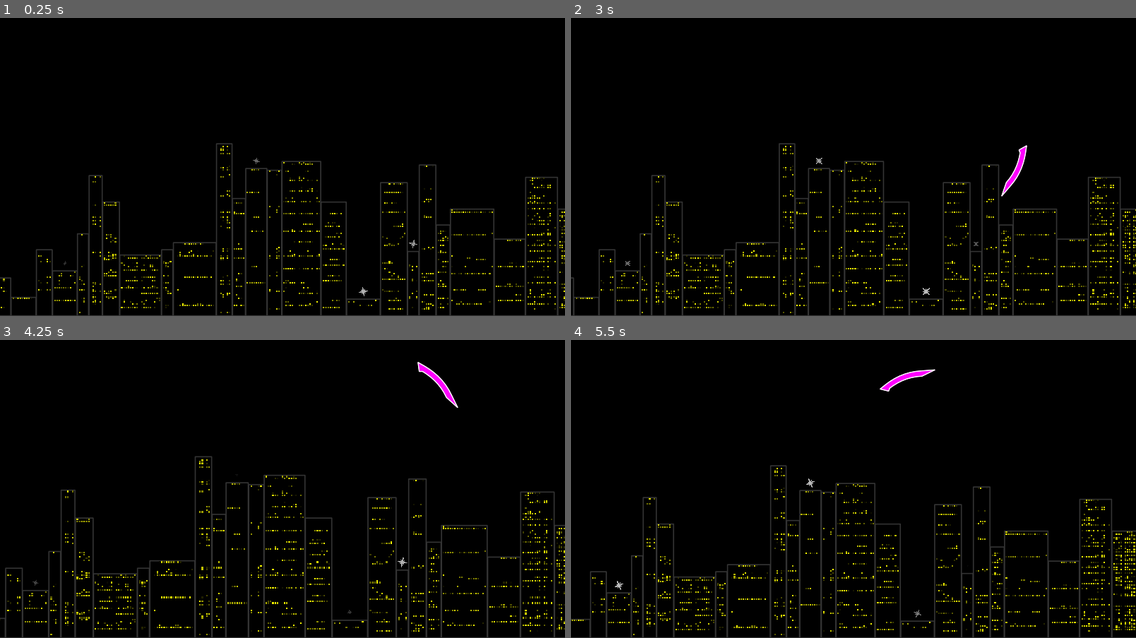
Above: before the commit, frames 1-4 (two rows, left to right).
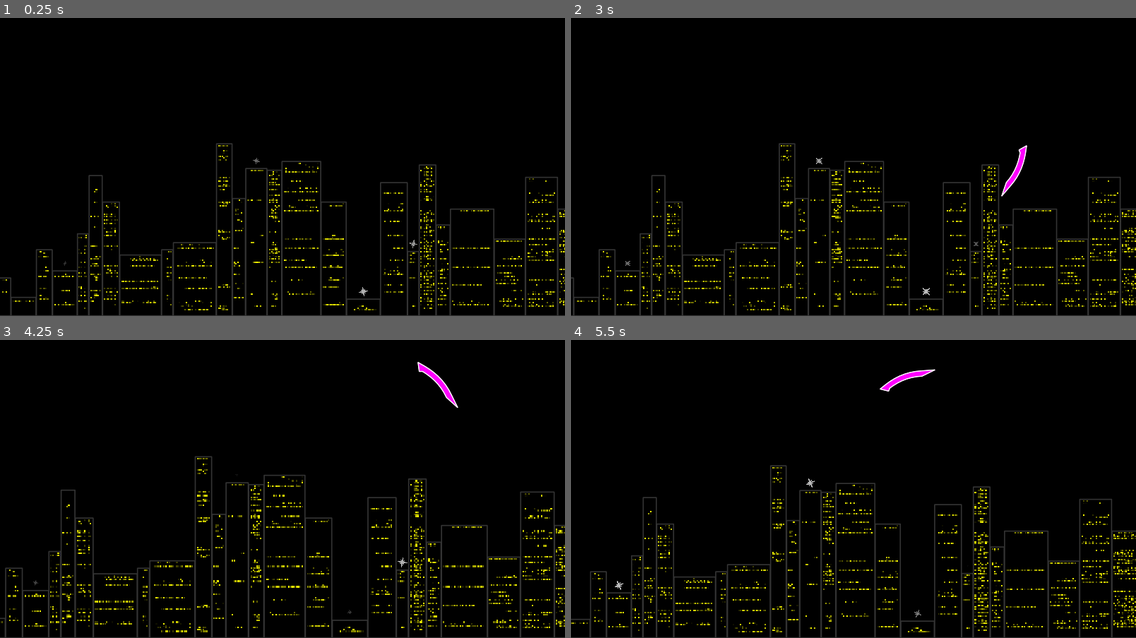
Above: after the commit, the same moments.

Repository: elektito/wyrmsim
Game: Godot game, scene res://World.tscn
The game is run twice, just before and just after one commit, with the same random seed, the same clock (stepped at 60 frames per second) and the same inputs. The engine's default icon, where the game draws it, is replaced by a stand-in: a white triangle on a blue panel in a dark square.
Inputs (mouse positions are in pixels of both pictures, inside the frame that each line leads up to):
- Up to frame 1 (0.25 s): no input
- Up to frame 2 (3 s): move the mouse to (977, 140) at 0.52 s; hold W (up) 0.53-1.28 s; tap . (step) at 0.6, 1.55, 2.3, 2.85 s; move the mouse to (740, 172) at 1.27 s; hold S (down) 1.28-2.03 s; tap N (add_segment) at 1.35 s; move the mouse to (910, 86) at 2.02 s; hold W (up) from 2.03 s (still down); tap D (remove_segment) at 2.1 s; move the mouse to (825, 220) at 2.77 s
- Up to frame 3 (4.25 s): move the mouse to (452, 527) at 3.52 s; release W (up) at 3.53 s; hold A (left) from 3.53 s (still down); tap Mouse wheel up (zoom_in) at 3.6 s; tap . (step) at 3.8 s
- Up to frame 4 (5.5 s): move the mouse to (684, 432) at 4.27 s; tap Mouse wheel down (zoom_out) at 4.35 s; tap . (step) at 4.55, 5.1 s; move the mouse to (881, 480) at 5.02 s; release A (left) at 5.03 s; hold S (down) from 5.03 s (still down)

The runs differ from the first frame. In frame 1, 3.6% of the frame differs, in the area x 0-100%, y 42-100%; in frame 2, 3.7%; in frame 3, 4.2%, in the area x 0-100%, y 39-100%; in frame 4, 4.0%.

Commit message:
Some refactoring
Window rendering logic moved to a separate scene, plus some other
minor changes.

Diff:
--- a/Building.gd
+++ b/Building.gd
@@ -16,13 +16,8 @@
 
 export(float, 0.0, 1.0, 0.01) var fill_rate := 0.2 setget set_fill_rate
 
-var windows_per_floor : int
-var floors : int
-var windows := []
-var darkness := []
-
 var initialized := false
-
+var window_rect = null
 var rng = RandomNumberGenerator.new()
 
 func _ready():
@@ -31,80 +26,20 @@
 
 func init():
 	rng.seed = rng_seed
+	initialized = true
 
-	floors = int(floor((rect_size.y - 2 * outline_width - 1 * floor_margin) / (floor_height + floor_margin)))
-	windows_per_floor = int(floor((rect_size.x - 2 * outline_width - 1 * window_margin) / (window_width + window_margin)))
-
-	windows = []
-	darkness = []
-	for i in range(floors):
-		windows.append([])
-		darkness.append([])
-		for j in range(windows_per_floor):
-			windows[i].append(false)
-			darkness[i].append(rng.randf_range(0.0, 1.0))
-
-	# now turn on some of the lights
-	var total_lit := 0
-	for f in range(floors):
-		var cur_fill_rate = float(total_lit) / (windows_per_floor * (f + 1))
-		var style = rng.randf()
-		if cur_fill_rate < fill_rate:
-			if style < 0.1:
-				# one whole lit floor
-				for i in range(windows_per_floor):
-					windows[f][i] = true
-				total_lit += windows_per_floor
-			elif style < 0.2:
-				# one string of lit windows
-				var length = rng.randi() % windows_per_floor
-				var start = rng.randi() % (windows_per_floor - length)
-				for i in range(length):
-					windows[f][start + i] = true
-				total_lit += length
-			elif style < 0.5:
-				var filled := 0
-				for x in range(2):
-					var length = rng.randi() % (windows_per_floor - filled)
-					var start = rng.randi() % (windows_per_floor - filled - length)
-					for i in range(length):
-						windows[f][filled + start + i] = true
-					filled += length
-					total_lit += length
-			else:
-				# some individual lit windows
-				for w in range(windows_per_floor):
-					if rng.randf() < fill_rate:
-						windows[f][w] = true
-						total_lit += 1
-
-	# sometimes empty out columns of windows to suggest vertical windowless areas
-	if rng.randf() < 0.5:
-		var columns : int = rng.randi() % 2 + 1
-		for i in range(columns):
-			var w = rng.randi() % windows_per_floor
-			for f in range(floors):
-				windows[f][w] = false
-
-	# empty out one or more rows at the bottom
-	var bottom_rows = 1
-	if floors > 7:
-		bottom_rows = rng.randi() % 4 + 1
-	for i in range(bottom_rows):
-		for w in windows_per_floor:
-			windows[floors - 1 - i][w] = false
-
-	# randomly turn off some whole floors
-	for i in range(0, rng.randi_range(0, fill_rate * floors)):
-		var f1 = rng.randi() % floors
-		var f2 = f1 + 1 + rng.randi_range(0, log(floors))
-		if f2 >= floors:
-			f2 = floors - 1
-		for f in range(f1, f2):
-			for w in windows_per_floor:
-				windows[f][w] = false
-
-	initialized = true
+	if window_rect != null:
+		window_rect.queue_free()
+	window_rect = preload("res://WindowRect.tscn").instance()
+	window_rect.rect_position = Vector2(outline_width / 2 + window_margin, outline_width / 2 + floor_margin)
+	window_rect.rect_size = rect_size - Vector2(2 * outline_width + 2 * window_margin, 2 * outline_width + 2 * floor_height)
+	window_rect.rng_seed = rng_seed
+	window_rect.fill_rate = fill_rate
+	window_rect.window_color = window_color
+	window_rect.window_width = window_width
+	window_rect.floor_height = floor_height
+	window_rect.floor_margin = floor_margin
+	call_deferred('add_child', window_rect)
 
 	# redraw
 	update()
@@ -118,49 +53,63 @@
 	draw_rect(rect, background_color, true)
 	draw_rect(rect, outline_color, false, outline_width, antialiased)
 
-	var first_window_x = outline_width + (rect_size.x - 2.0 * outline_width - windows_per_floor * window_width - (windows_per_floor - 1) * window_margin) / 2.0
-	var first_window_y = outline_width + (rect_size.y - 2.0 * outline_width - floors * floor_height - (floors - 1) * floor_margin) / 2.0
+	rect.position += Vector2(outline_width / 2, outline_width / 2)
+	rect.size -= Vector2(outline_width, outline_width)
 
-	for f in range(floors):
-		for w in range(windows_per_floor):
-			if windows[f][w]:
-				var pos = Vector2(first_window_x + w * (window_width + window_margin), first_window_y + f * (floor_height + floor_margin))
-				var r = Rect2(pos, Vector2(window_width, floor_height))
-				draw_rect(r, window_color.darkened(darkness[f][w]), true)
 
 
 func _on_Building_resized():
-	init()
+	# re-initialize if already initialized
+	if initialized:
+		init()
 
 
 func set_outline_width(value: float):
 	outline_width = value
-	init()
+
+	# re-initialize if already initialized
+	if initialized:
+		init()
 
 
 func set_window_width(value: float):
 	window_width = value
-	init()
+
+	# re-initialize if already initialized
+	if initialized:
+		init()
 
 
 func set_window_margin(value: float):
 	window_margin = value
-	init()
+
+	# re-initialize if already initialized
+	if initialized:
+		init()
 
 
 func set_floor_height(value: float):
 	floor_height = value
-	init()
+
+	# re-initialize if already initialized
+	if initialized:
+		init()
 
 
 func set_floor_margin(value: float):
 	floor_margin = value
-	init()
+
+	# re-initialize if already initialized
+	if initialized:
+		init()
 
 
 func set_fill_rate(value: float):
 	fill_rate = value
-	init()
+
+	# re-initialize if already initialized
+	if initialized:
+		init()
 
 
 func set_outline_color(value: Color):
@@ -172,6 +121,10 @@
 	window_color = value
 	update()
 
+	if window_rect:
+		window_rect.window_color = value
+		window_rect.update()
+
 
 func set_background_color(value: Color):
 	background_color = value
@@ -180,4 +133,7 @@
 
 func set_rng_seed(value: int):
 	rng_seed = value
-	init()
+
+	# re-initialize if already initialized
+	if initialized:
+		init()
--- a/Building.tscn
+++ b/Building.tscn
@@ -2,9 +2,7 @@
 
 [ext_resource path="res://Building.gd" type="Script" id=1]
 
-[node name="Building" type="Control" groups=[
-"buildings",
-]]
+[node name="Building" type="Control" groups=["buildings"]]
 margin_right = 84.0
 margin_bottom = 102.0
 mouse_filter = 2
--- /dev/null
+++ b/WindowRect.gd
@@ -0,0 +1,175 @@
+extends Control
+tool
+
+export(int) var rng_seed := 0 setget set_rng_seed
+export(float, 0.0, 1.0, 0.01) var fill_rate := 0.2 setget set_fill_rate
+export(float) var floor_height := 10.0 setget set_floor_height
+export(float) var floor_margin := 2.0 setget set_floor_margin
+export(float) var window_width := 10.0 setget set_window_width
+export(float) var window_margin := 2.0 setget set_window_margin
+export(Color) var window_color := Color.yellow setget set_window_color
+
+var rng := RandomNumberGenerator.new()
+var windows_per_floor: int
+var floors: int
+var windows := []
+var darkness := []
+
+var initialized := false
+
+
+func _ready():
+	if not initialized:
+		init()
+
+
+func _draw():
+	if not initialized:
+		return
+
+	var first_window_x = (rect_size.x - windows_per_floor * window_width - (windows_per_floor - 1) * window_margin) / 2.0
+	var first_window_y = (rect_size.y - floors * floor_height - (floors - 1) * floor_margin) / 2.0
+
+	for f in range(floors):
+		for w in range(windows_per_floor):
+			if windows[f][w]:
+				var pos = Vector2(first_window_x + w * (window_width + window_margin), first_window_y + f * (floor_height + floor_margin))
+				var r = Rect2(pos, Vector2(window_width, floor_height))
+				draw_rect(r, window_color.darkened(darkness[f][w]), true)
+
+
+func init():
+	floors = int(floor((rect_size.y - 1 * floor_margin) / (floor_height + floor_margin)))
+	windows_per_floor = int(floor((rect_size.x - 1 * window_margin) / (window_width + window_margin)))
+
+	windows = []
+	darkness = []
+	for i in range(floors):
+		windows.append([])
+		darkness.append([])
+		for j in range(windows_per_floor):
+			windows[i].append(false)
+			darkness[i].append(rng.randf_range(0.0, 1.0))
+
+	# now turn on some of the lights
+	var total_lit := 0
+	for f in range(floors):
+		var cur_fill_rate = float(total_lit) / (windows_per_floor * (f + 1))
+		var style = rng.randf()
+		if cur_fill_rate < fill_rate:
+			if style < 0.1:
+				# one whole lit floor
+				for i in range(windows_per_floor):
+					windows[f][i] = true
+				total_lit += windows_per_floor
+			elif style < 0.2:
+				# one string of lit windows
+				var length = rng.randi() % windows_per_floor
+				var start = rng.randi() % (windows_per_floor - length)
+				for i in range(length):
+					windows[f][start + i] = true
+				total_lit += length
+			elif style < 0.5:
+				var filled := 0
+				for x in range(2):
+					var length = rng.randi() % (windows_per_floor - filled)
+					var start = rng.randi() % (windows_per_floor - filled - length)
+					for i in range(length):
+						windows[f][filled + start + i] = true
+					filled += length
+					total_lit += length
+			else:
+				# some individual lit windows
+				for w in range(windows_per_floor):
+					if rng.randf() < fill_rate:
+						windows[f][w] = true
+						total_lit += 1
+
+	# sometimes empty out columns of windows to suggest vertical windowless areas
+	if rng.randf() < 0.5:
+		var columns : int = rng.randi() % 2 + 1
+		for i in range(columns):
+			var w = rng.randi() % windows_per_floor
+			for f in range(floors):
+				windows[f][w] = false
+
+	# empty out one or more rows at the bottom
+	var bottom_rows = 1
+	if floors > 7:
+		bottom_rows = rng.randi() % 4 + 1
+	for i in range(bottom_rows):
+		for w in windows_per_floor:
+			windows[floors - 1 - i][w] = false
+
+	# randomly turn off some whole floors
+	for i in range(0, rng.randi_range(0, fill_rate * floors)):
+		var f1 = rng.randi() % floors
+		var f2 = f1 + 1 + rng.randi_range(0, log(floors))
+		if f2 >= floors:
+			f2 = floors - 1
+		for f in range(f1, f2):
+			for w in windows_per_floor:
+				windows[f][w] = false
+
+	initialized = true
+
+	update()
+
+
+func set_rng_seed(value: int):
+	rng_seed = value
+
+	# re-initialize if already initialized
+	if initialized:
+		init()
+
+
+func set_fill_rate(value: float):
+	fill_rate = value
+
+	# re-initialize if already initialized
+	if initialized:
+		init()
+
+
+func set_floor_height(value: float):
+	floor_height = value
+
+	# re-initialize if already initialized
+	if initialized:
+		init()
+
+
+func set_floor_margin(value: float):
+	floor_margin = value
+
+	# re-initialize if already initialized
+	if initialized:
+		init()
+
+
+func set_window_width(value: float):
+	window_width = value
+
+	# re-initialize if already initialized
+	if initialized:
+		init()
+
+
+func set_window_margin(value: float):
+	window_margin = value
+
+	# re-initialize if already initialized
+	if initialized:
+		init()
+
+
+func set_window_color(value: Color):
+	window_color = value
+	update()
+
+
+func _on_WindowRect_resized():
+	# re-initialize if already initialized
+	if initialized:
+		init()
--- /dev/null
+++ b/WindowRect.tscn
@@ -0,0 +1,14 @@
+[gd_scene load_steps=2 format=2]
+
+[ext_resource path="res://WindowRect.gd" type="Script" id=1]
+
+[node name="WindowRect" type="Control"]
+mouse_filter = 2
+size_flags_horizontal = 0
+size_flags_vertical = 0
+script = ExtResource( 1 )
+__meta__ = {
+"_edit_use_anchors_": false
+}
+
+[connection signal="resized" from="." to="." method="_on_WindowRect_resized"]
--- a/World.gd
+++ b/World.gd
@@ -172,10 +172,10 @@
 			# we might go a bit above max width, but we won't have next building too narrow (and thus unrenderable)
 			width += remaining_width
 		var building = generate_building(x, width)
-		add_child(building)
+		call_deferred('add_child', building)
 		var collectible = generate_collectible(building)
 		if collectible != null:
-			add_child(collectible)
+			call_deferred('add_child', collectible)
 		x += width
 		if bx in block_buildings:
 			block_buildings[bx].append(building)
